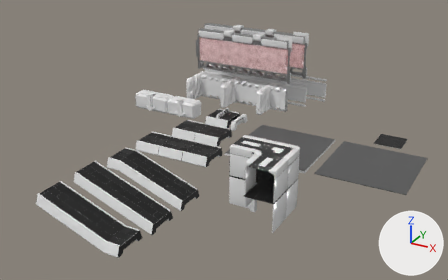
A saved change to the FBX model ChromaShift/Assets/Prefabs/Prefabs.fbx.
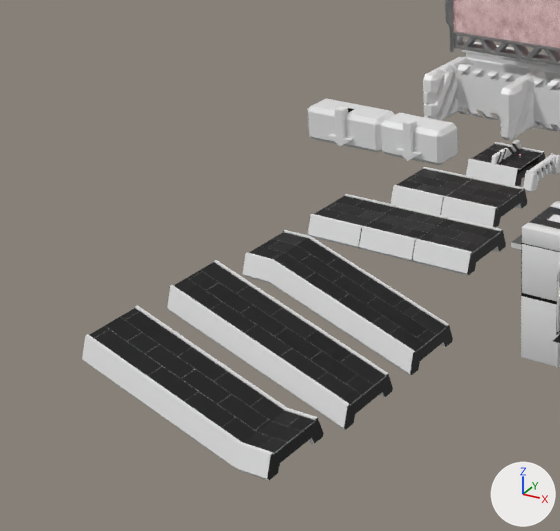
Old and new are each drawn whole from a camera (50 mm lens) standing at (68.2, -133.5, 55.2) and looking at (12.0, -31.3, 4.1) and again close up on the part from 0% to 55% of the width and 16% to 100% of the height. The axes (+X, +Y, +Z) are drawn at lower right. The lights are the same throughout. The last two pictures show the newer version. Where no turn or scale is listed for an object, it has been applied to the vertices.

Objects in the first close-up: 'Cube.003', 'HallwayWall6x6Short1', 'PlatformSlide', 'PlatformSlideEntry', 'PlatformSlideExit', 'Platform_12x6_LOD0', 'Platform_18x6_LOD0', 'RunnableWallLedge_LOD0.001', 'RunnableWall_24m_LOD0', 'RunnableWall_24m_Laser_LOD0', 'RunnableWall_24m_Style1_LOD0', 'SlideBlock_LOD0' and 12 more.
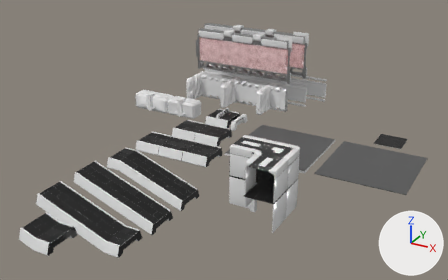
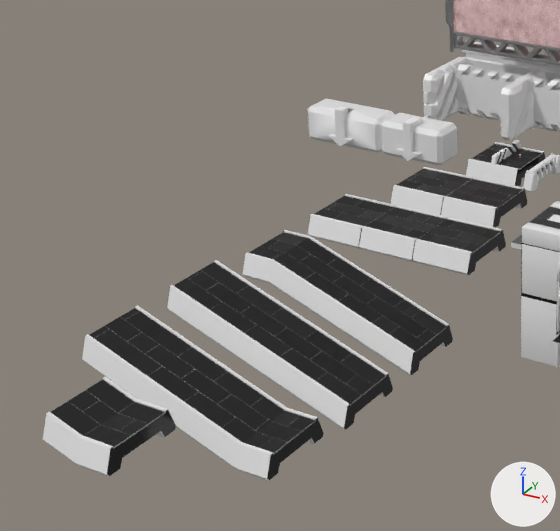
What differs and where, as boxes (x1, y1, x2, y2) in the close-ups (560 x 531 px):
'PlatformSlideRamp', added: after (43, 376, 176, 476)
    faces in mat_polishedconcretetiles_baked: (51, 379, 165, 448)
    faces in mat_plasticwhite (white #e7e7e7): (43, 376, 173, 476)
    faces in mat_plasticblack (black #000000): (107, 410, 176, 476)

The change in detail:
Mesh me_plane_021_1 is new.
It has 104 vertices, 92 faces and spans x -3.05..3.0, y -3.65..3.65, z -2.0..1.19.
Faces by material slot: [54, 8, 30].
It uses material mat_plasticwhite (white #e7e7e7).
It uses material mat_polishedconcretetiles_baked.
It uses material mat_plasticblack (black #000000).
Object 'PlatformSlideRamp' (ob_platformslideramp) is new; it shows me_plane_021_1.
Its location is (0.0, -70.01, 0.0).
